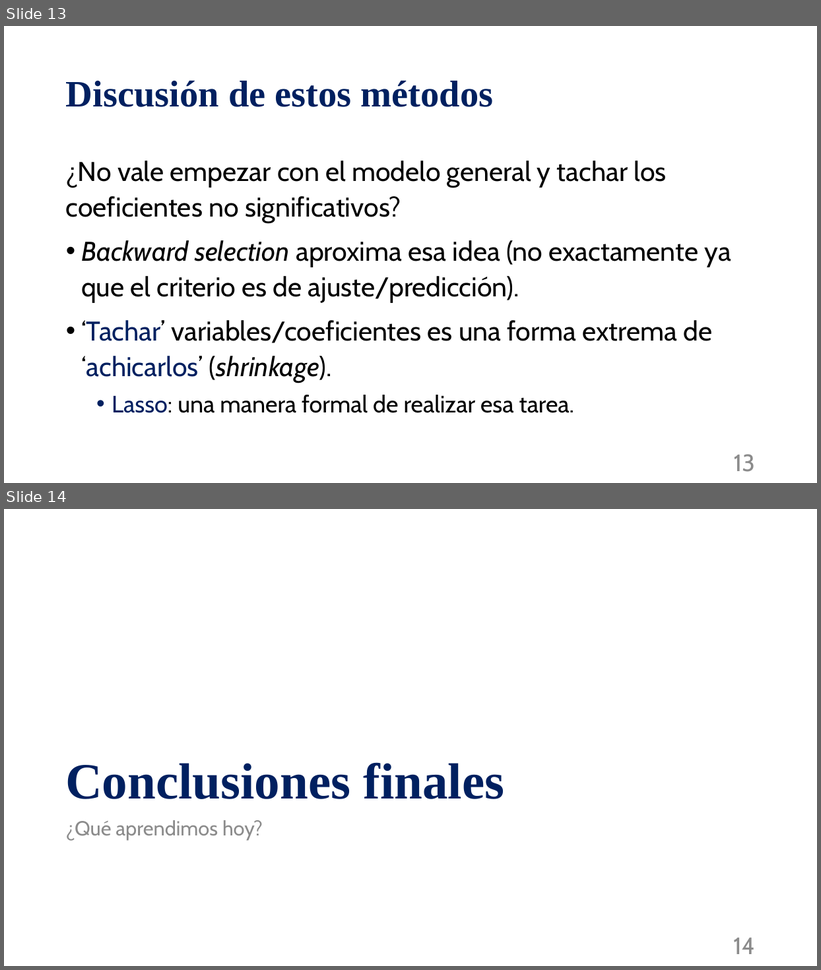
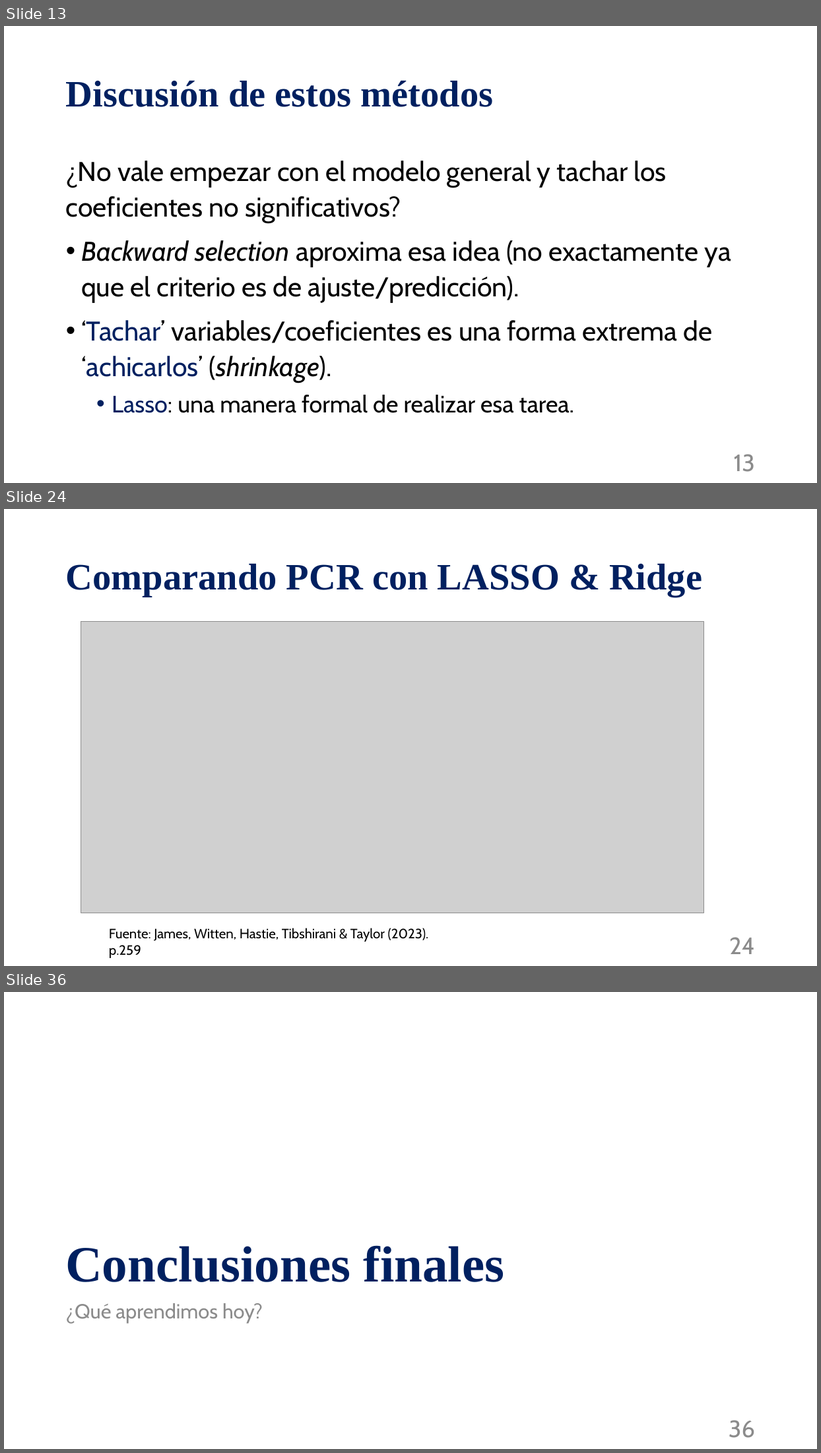
Before and after one commit to mnromero/BigData_UBA, a slide deck: Clase 09. Metodos de Regularizacion_Ridge_LASSO/C09_P2_seleccion_modelos_lineales.pptx. Shown one above the other, each under a label of ours: slides 13 and 14 before the commit, slides 13, 24 and 36 after it; the slides between them are not shown. The pictures are 821x970 and 821x1453 pixels, drawn with LibreOffice and Linux fonts; fonts in the diff are those of the drawing; grey boxes stand for pictures. Boxes give left, top, right and bottom in pixels: in the first picture for what was removed or moved away, otherwise in the second. Text is boxed around its words. In the diff, an @@ line names an element or a change of style, - is before the commit and + after.

```diff
--- a/Clase 09. Metodos de Regularizacion_Ridge_LASSO/C09_P2_seleccion_modelos_lineales.pptx
+++ b/Clase 09. Metodos de Regularizacion_Ridge_LASSO/C09_P2_seleccion_modelos_lineales.pptx
@@ slide 24 added at <box>4,509,817,966</box>, background #FFFFFF @@
@@ title added at <box>66,563,702,597</box>, 44 pt, text #002060, bold @@
+Comparando PCR con LASSO & Ridge
@@ picture added at <box>81,622,704,914</box> @@
@@ text added at <box>109,928,429,958</box>, 16 pt, text #000000 @@
+Fuente: James, Witten, Hastie, Tibshirani & Taylor (2023). p.259
@@ page number added at <box>729,937,755,955</box>, 28 pt, text #8C8C8C @@
+24
@@ what was slide 14 is now slide 36 @@
@@ page number at <box>729,1420,755,1438</box>: text changed @@
-14
+36
```
Also in this commit, not shown: 2 slides changed, 22 other slides added, 2 other files.
